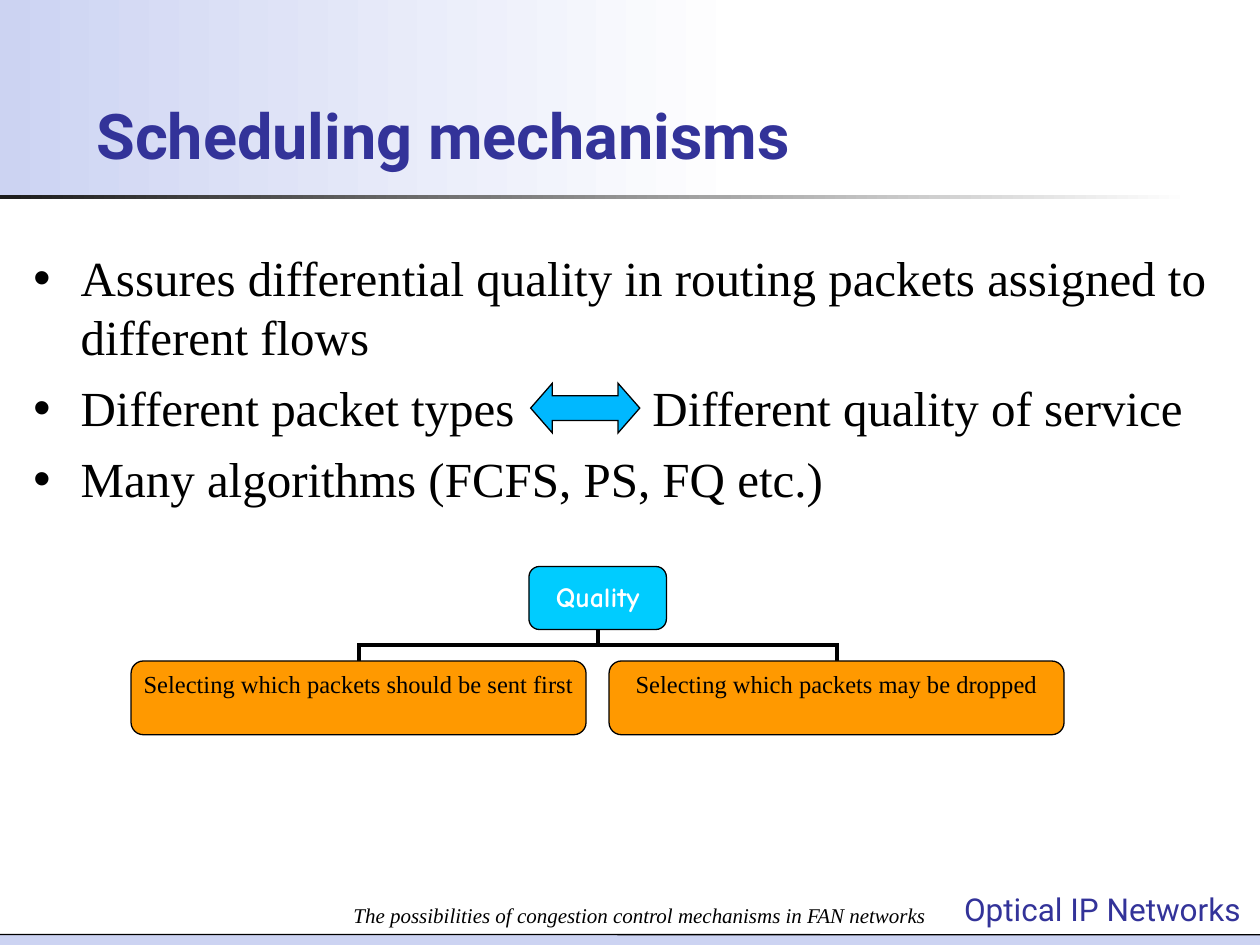
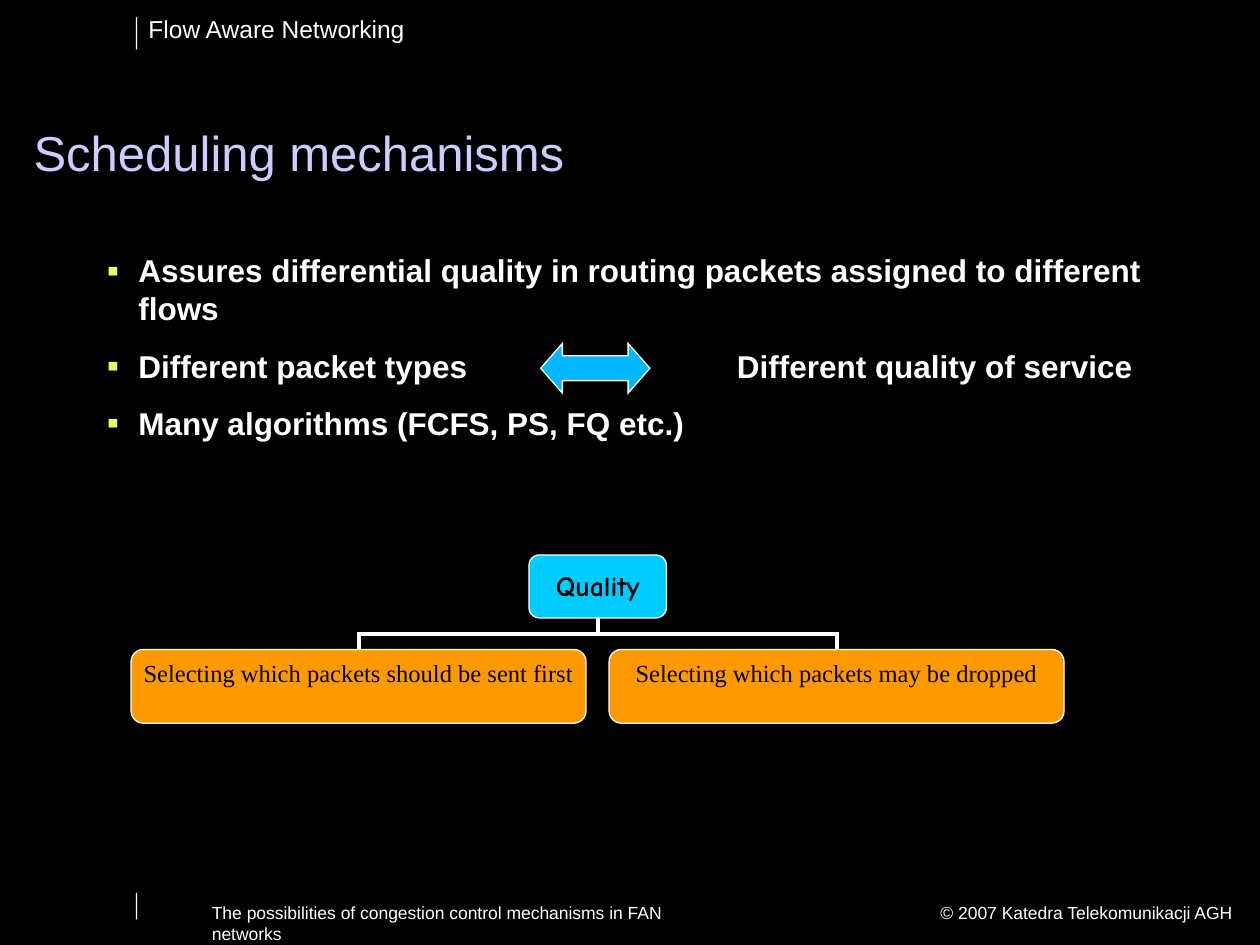
Before and after one commit to jpalider/fansimulator, a slide deck: slide 3 of seminarium/Optical IP Networks - FAN presentation_Dominik.ppt (slide 1 before the commit). Drawn at 1260x945 pixels with LibreOffice and Linux fonts; fonts in the diff are those of the drawing; background and template pictures are left out. Boxes give left, top, right and bottom in pixels: in the first picture for what was removed or moved away, otherwise in the second. Text is boxed around its words. In the diff, an @@ line names an element or a change of style, - is before the commit and + after.

```diff
--- a/seminarium/Optical IP Networks - FAN presentation_Dominik.ppt
+++ b/seminarium/Optical IP Networks - FAN presentation_Dominik.ppt
@@ background #FFFFFF to #000000 @@
@@ rectangle removed at (0, 0, 746, 199) @@
@@ line added from (136, 18) to (136, 49), #FFFFFF 0.74 pt @@
@@ text added at (148, 20, 405, 43), 14 pt, text #FFFFFF @@
+Flow Aware Networking
@@ title "Scheduling mechanisms": place and size @@
-title "Scheduling mechanisms" at (96, 111, 790, 172)
+title "Scheduling mechanisms" at (34, 135, 564, 181)
@@ title "Scheduling mechanisms" at (34, 135, 564, 181): size 36 to 28 pt, font Roboto to Arial, text colour #333399 to #CCCCFF, bold off; line spacing 1.01 to 0.9 @@
@@ rectangle removed at (0, 195, 1191, 200) @@
@@ text "Assures differential quality in routing ...": place and size @@
-text "Assures differential quality in routing ..." at (81, 261, 1206, 507)
+text "Assures differential quality in routing ..." at (138, 259, 1140, 441)
@@ text "Assures differential quality in routing ..." at (138, 259, 1140, 441): size 28 to 18 pt, font Times New Roman to Arial, text colour #000000 to #FFFFFF, bold on; bullet • to ▪; more space between paragraphs; bullet colour #000000 to #DFFF66 @@
@@ outline #000000 0.74 pt to #FFFFFF 0.74 pt in 3 elements at (131, 649, 586, 723), (609, 649, 1063, 723), (541, 344, 650, 393) @@
@@ left right arrow: place and size @@
-left right arrow at (530, 383, 640, 432)
+left right arrow at (541, 344, 650, 393)
@@ rounded rectangle "Quality" at (529, 554, 667, 617): text colour #FFFFFF to #000000; outline #000000 0.74 pt to #FFFFFF 0.74 pt @@
@@ 3 rounded rectangles, 2 elbow lines: place and size @@
-3 rounded rectangles, 2 elbow lines at (131, 567, 1063, 736)
+3 rounded rectangles, 2 elbow lines at (131, 554, 1063, 723)
@@ elbow line (359, 649) - (598, 617): stroke #000000 2.24 pt to #FFFFFF 2.24 pt @@
@@ elbow line (837, 649) - (597, 617): stroke #000000 2.24 pt to #FFFFFF 2.24 pt @@
@@ line added from (136, 893) to (136, 920), #FFFFFF 0.74 pt @@
@@ text "The possibilities of congestion control ...": place and size @@
-text "The possibilities of congestion control ..." at (353, 908, 925, 928)
+text "The possibilities of congestion control ..." at (212, 906, 662, 940)
@@ text "The possibilities of congestion control ..." at (212, 906, 662, 940): size 12 to 10 pt, font Times New Roman to Arial, text colour #000000 to #FFFFFF, italic off; alignment centre to left; vertical alignment bottom to top @@
@@ text removed at (964, 897, 1241, 928) @@
-Optical IP Networks
@@ text added at (958, 906, 1232, 923), 10 pt, text #FFFFFF @@
+© 2007 Katedra Telekomunikacji AGH
@@ rectangle removed at (0, 935, 1260, 945) @@
@@ line removed from (0, 935) to (1260, 935) @@
```
Also in this commit, not shown: 10 other slides changed, 6 slides added.
